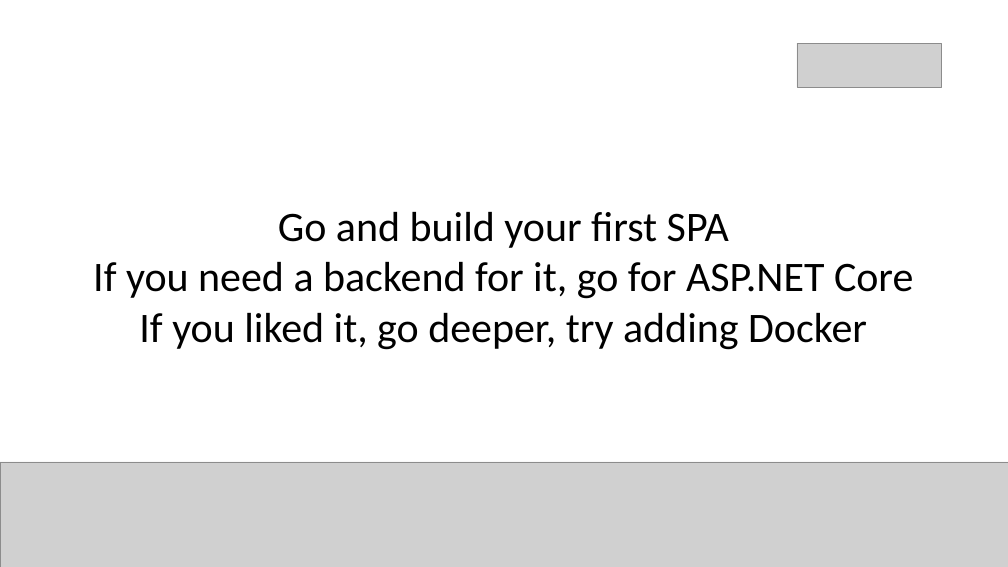
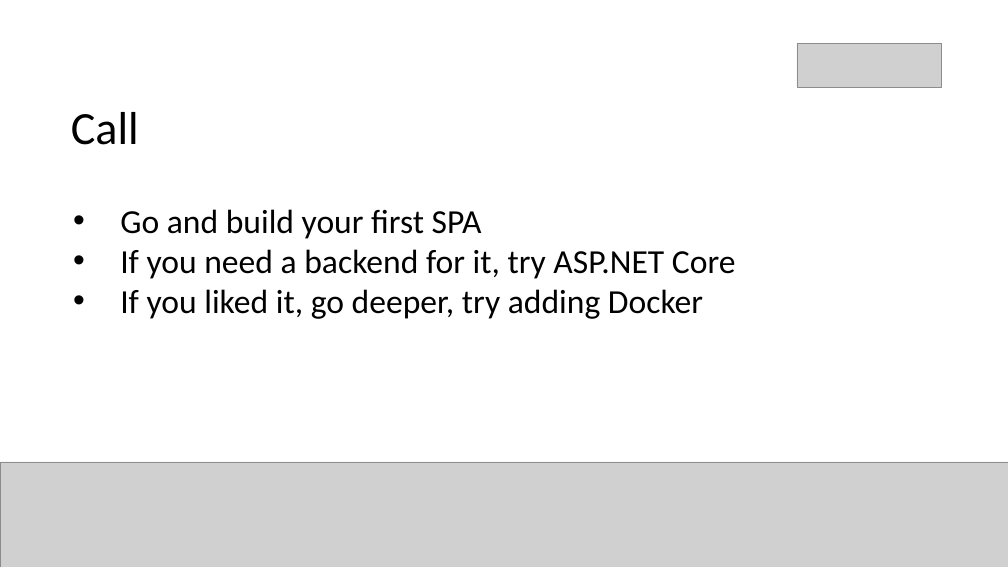
Before and after one commit to Kerego/ict-2017, a slide deck: slide 18 of Containerized SPA with .NET Backend.pptx (slide 19 before the commit). Drawn at 1008x567 pixels with LibreOffice and Linux fonts; fonts in the diff are those of the drawing; grey boxes stand for pictures. Boxes give left, top, right and bottom in pixels: in the first picture for what was removed or moved away, otherwise in the second. Text is boxed around its words. In the diff, an @@ line names an element or a change of style, - is before the commit and + after.

```diff
--- a/Containerized SPA with .NET Backend.pptx
+++ b/Containerized SPA with .NET Backend.pptx
@@ text added at [71,112,139,145], 44 pt, text #000000 @@
+Call
@@ text at [120,209,703,319]: size 40 to 32 pt in "Go and build your first SPA", "If you liked it, go deeper, try ..."; alignment centre to left; bullet none to • @@
@@ text at [120,249,736,279]: text changed; size 40 to 32 pt @@
-If you need a backend for it, go for ASP.NET Core
+• If you need a backend for it, try ASP.NET Core
```
Also in this commit, not shown: 1 slide added, 1 slide removed, 1 other file.
